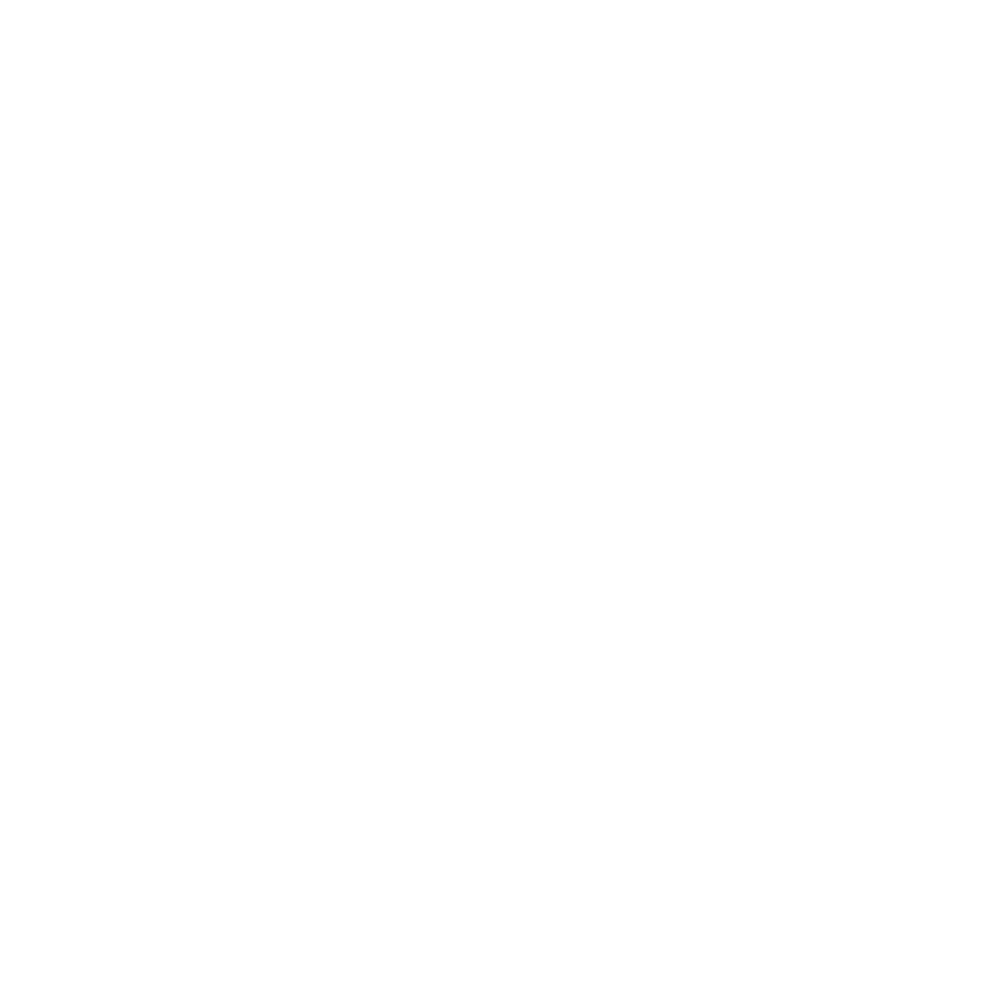
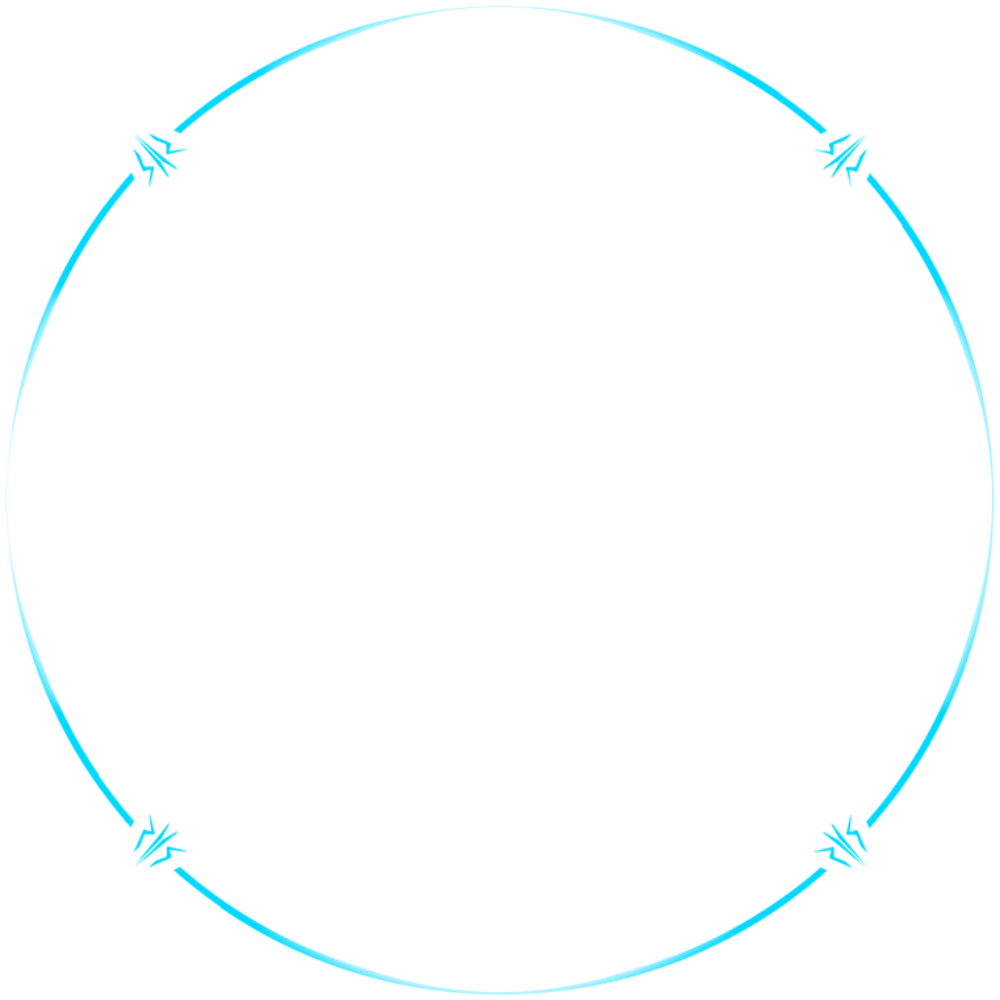
Two versions of the same layered image (1000 x 1000). Layer-by-layer changes:
showed "Layer 2", painted on it over [5, 4, 995, 996]
